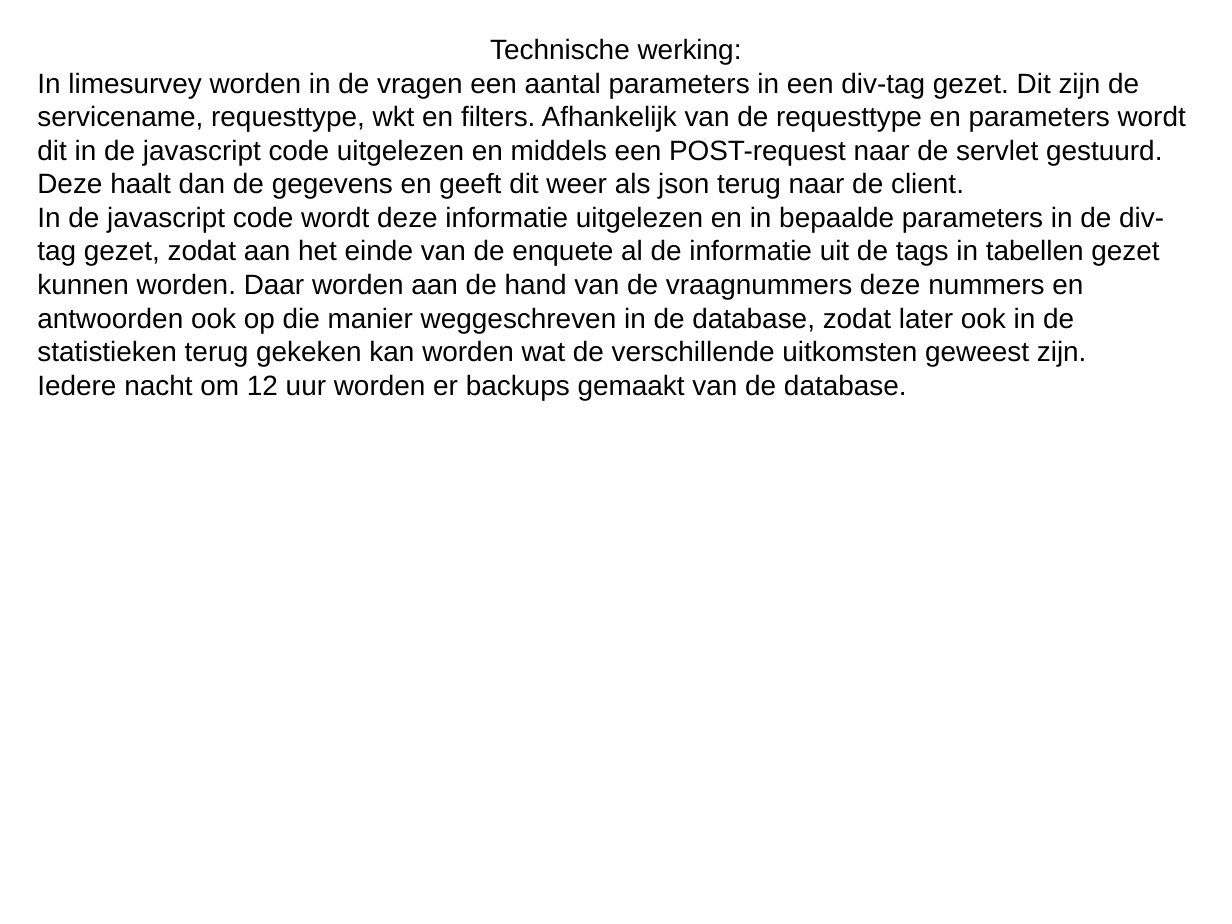
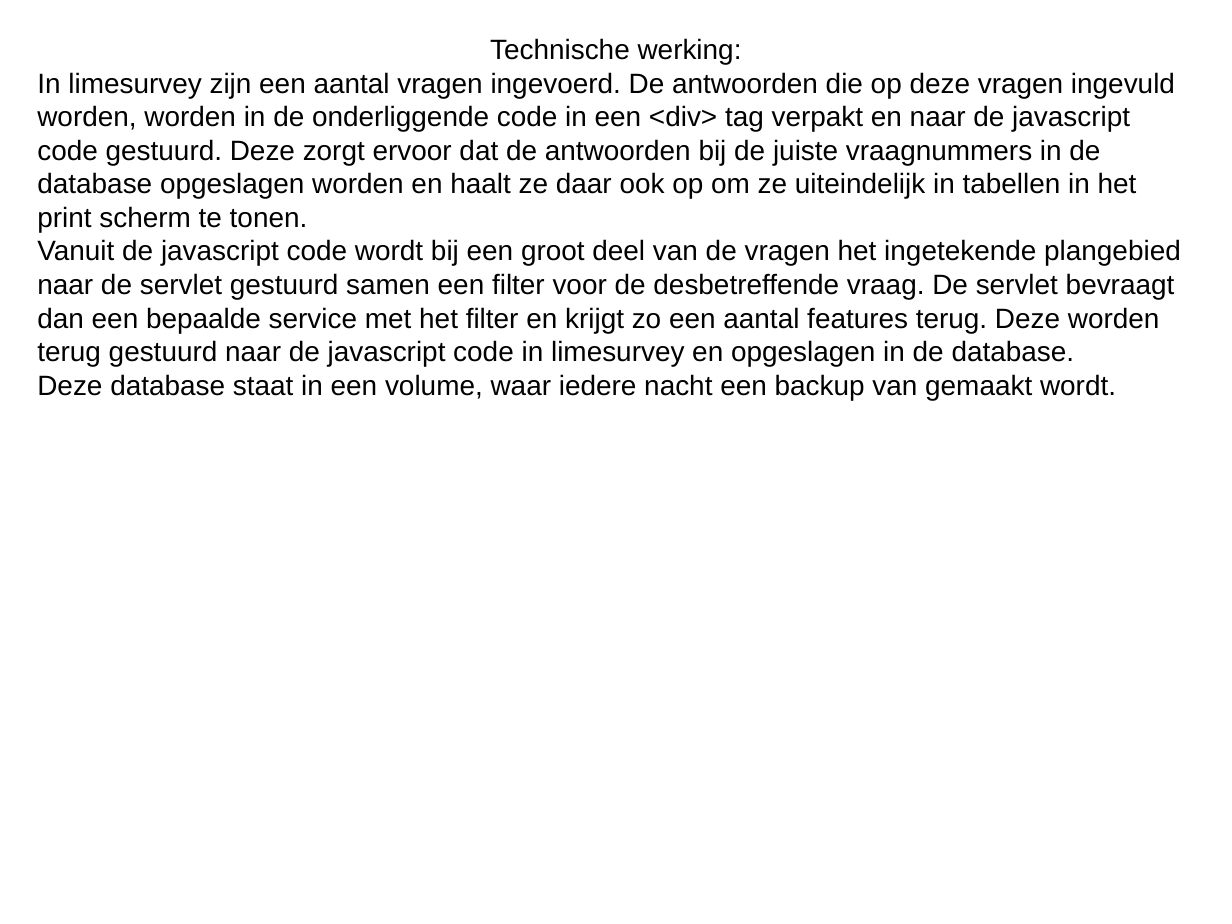
Before and after one commit to IDgis/Signaleringskaart-EV, a slide deck: slide 2 of docker/docker compositie.odp. Drawn at 1232x924 pixels with LibreOffice and Linux fonts; fonts in the diff are those of the drawing. Boxes give left, top, right and bottom in pixels: in the first picture for what was removed or moved away, otherwise in the second. Text is boxed around its words. In the diff, an @@ line names an element or a change of style, - is before the commit and + after.

Commit message:
Editted documentation

```diff
--- a/docker/docker compositie.odp
+++ b/docker/docker compositie.odp
@@ text at (37, 72, 1181, 400): text changed @@
-In limesurvey worden in de vragen een aantal parameters in een div-tag gezet. Dit zijn de servicename, requesttype, wkt en filters. Afhankelijk van de requesttype en parameters wordt dit in de javascript code uitgelezen en middels een POST-request naar de servlet gestuurd. Deze haalt dan de gegevens en geeft dit weer als json terug naar de client.
-In de javascript code wordt deze informatie uitgelezen en in bepaalde parameters in de div-tag gezet, zodat aan het einde van de enquete al de informatie uit de tags in tabellen gezet kunnen worden. Daar worden aan de hand van de vraagnummers deze nummers en antwoorden ook op die manier weggeschreven in de database, zodat later ook in de statistieken terug gekeken kan worden wat de verschillende uitkomsten geweest zijn.
-Iedere nacht om 12 uur worden er backups gemaakt van de database.
+In limesurvey zijn een aantal vragen ingevoerd. De antwoorden die op deze vragen ingevuld worden, worden in de onderliggende code in een <div> tag verpakt en naar de javascript code gestuurd. Deze zorgt ervoor dat de antwoorden bij de juiste vraagnummers in de database opgeslagen worden en haalt ze daar ook op om ze uiteindelijk in tabellen in het print scherm te tonen.
+Vanuit de javascript code wordt bij een groot deel van de vragen het ingetekende plangebied naar de servlet gestuurd samen een filter voor de desbetreffende vraag. De servlet bevraagt dan een bepaalde service met het filter en krijgt zo een aantal features terug. Deze worden terug gestuurd naar de javascript code in limesurvey en opgeslagen in de database.
+Deze database staat in een volume, waar iedere nacht een backup van gemaakt wordt.
```
